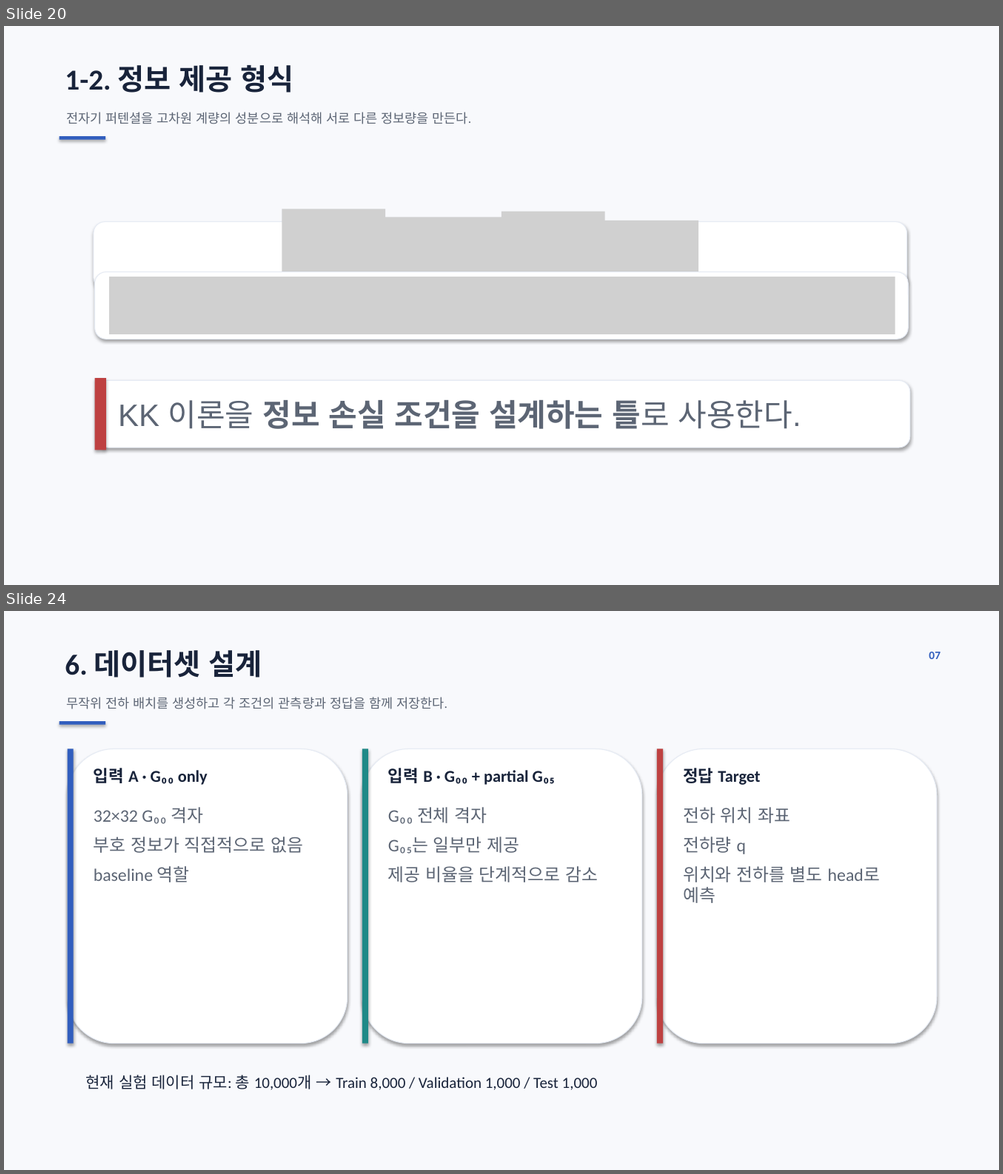
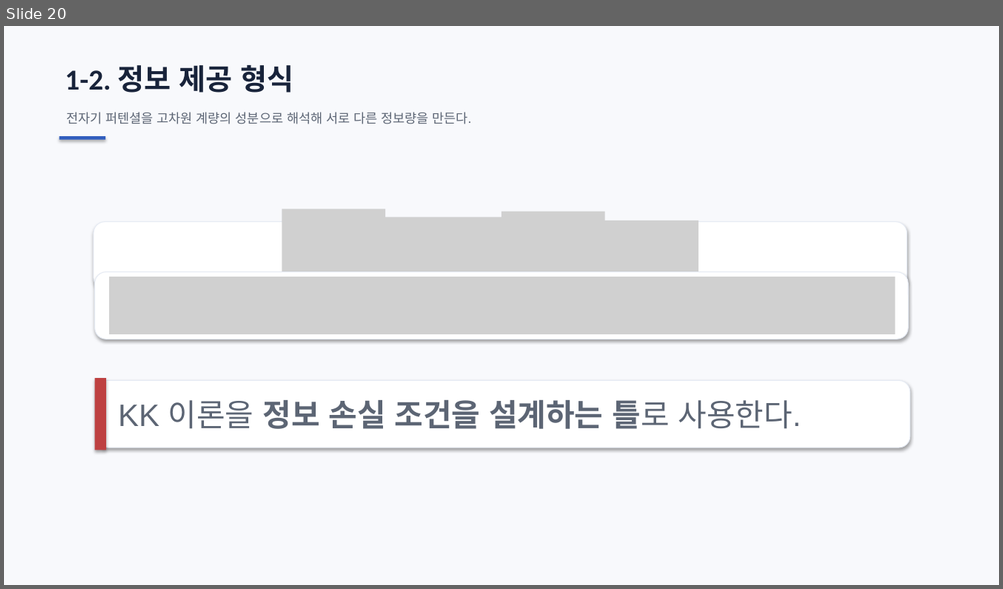
Before and after one commit to ohyunu525/KK-AI, a slide deck: Documents/보고서 파일.pptx. Shown one above the other, each under a label of ours: slides 20 and 24 before the commit, slide 20 after it; the slides between them are not shown. The pictures are 1003x1174 and 1003x589 pixels, drawn with LibreOffice and Linux fonts; fonts in the diff are those of the drawing; grey boxes stand for pictures; background and template pictures are left out. Boxes give left, top, right and bottom in pixels: in the first picture for what was removed or moved away, otherwise in the second. Text is boxed around its words. In the diff, an @@ line names an element or a change of style, - is before the commit and + after.

```diff
--- a/Documents/보고서 파일.pptx
+++ b/Documents/보고서 파일.pptx
@@ slide 24 removed at [4,611,999,1170], background #FFFFFF @@
@@ rectangle removed at [4,611,999,1170] @@
@@ text removed at [65,650,262,678] @@
-6. 데이터셋 설계
@@ text removed at [928,652,940,659] @@
-07
@@ text removed at [66,697,447,709] @@
-무작위 전하 배치를 생성하고 각 조건의 관측량과 정답을 함께 저장한다.
@@ rectangle removed at [60,721,105,724] @@
@@ rounded rectangle removed at [68,749,347,1044] @@
@@ rectangle removed at [68,749,74,1044] @@
@@ rounded rectangle removed at [362,749,642,1044] @@
@@ rectangle removed at [362,749,368,1044] @@
@@ rounded rectangle removed at [657,749,936,1044] @@
@@ rectangle removed at [657,749,663,1044] @@
@@ text removed at [94,768,208,785] @@
-입력 A · G₀₀ only
@@ text removed at [388,768,555,785] @@
-입력 B · G₀₀ + partial G₀₅
@@ text removed at [683,768,760,785] @@
-정답 Target
@@ text removed at [94,807,303,883] @@
-32×32 G₀₀ 격자
-부호 정보가 직접적으로 없음
-baseline 역할
@@ text removed at [388,807,597,883] @@
-G₀₀ 전체 격자
-G₀₅는 일부만 제공
-제공 비율을 단계적으로 감소
@@ text removed at [683,807,879,903] @@
-전하 위치 좌표
-전하량 q
-위치와 전하를 별도 head로 예측
@@ text removed at [86,1075,597,1091] @@
-현재 실험 데이터 규모: 총 10,000개 → Train 8,000 / Validation 1,000 / Test 1,000
```
Also in this commit, not shown: 2 slides changed, 3 slides added, 3 other slides removed, 5 other files.
